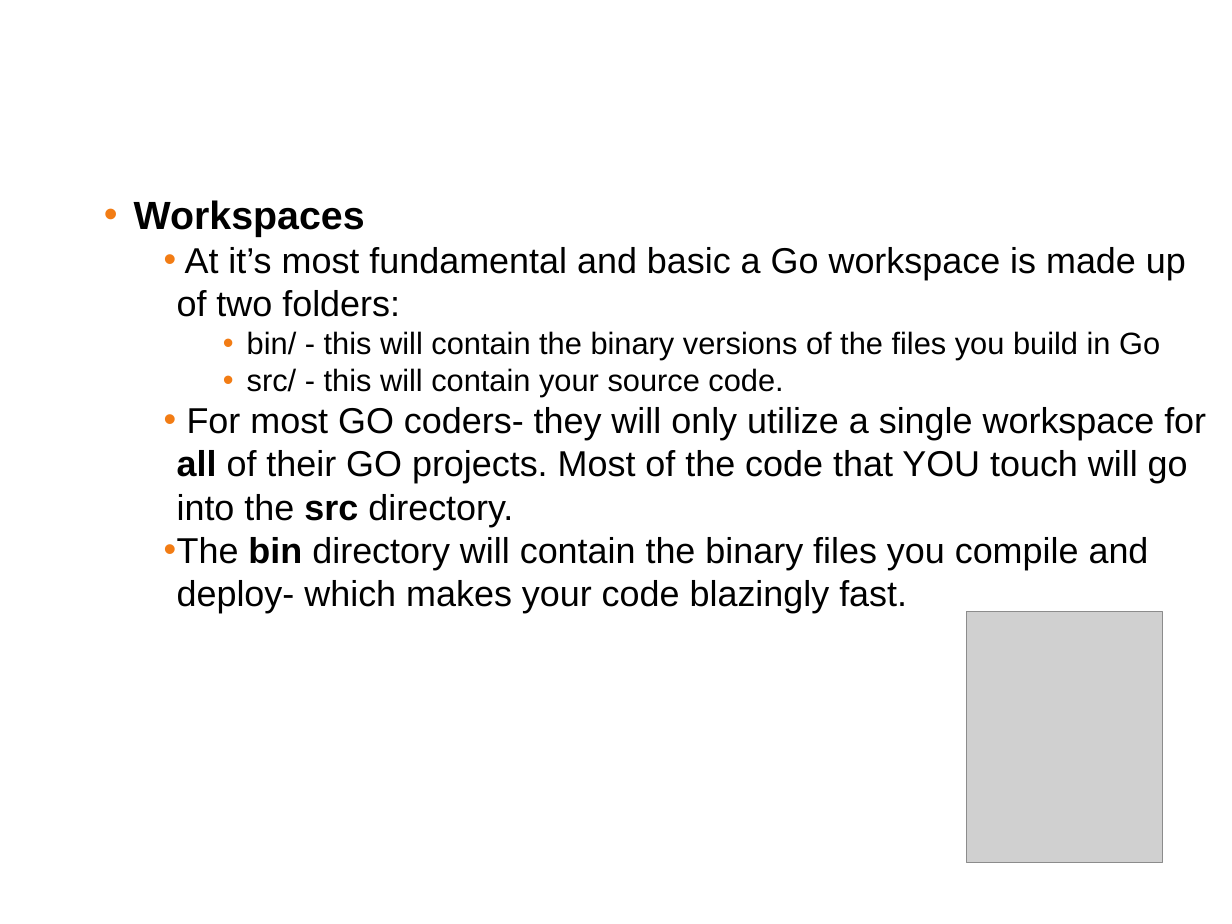
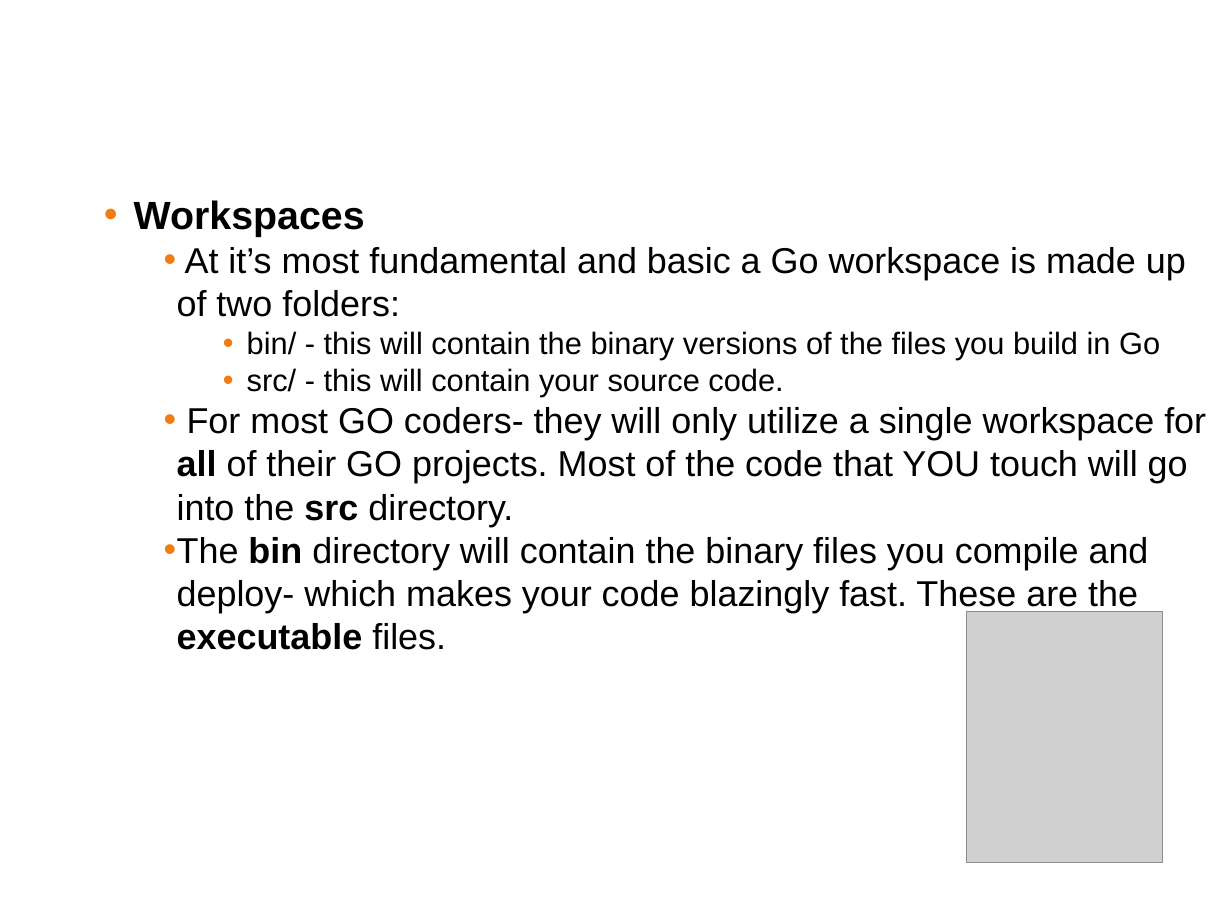
Before and after one commit to ferninphilly/golang_vmware, a slide deck: slide 34 of Module_One/presentations/module_1_presentation.pptx. Drawn at 1232x924 pixels with LibreOffice and Linux fonts; fonts in the diff are those of the drawing; grey boxes stand for pictures; background and template pictures are left out. Boxes give left, top, right and bottom in pixels: in the first picture for what was removed or moved away, otherwise in the second. Text is boxed around its words. In the diff, an @@ line names an element or a change of style, - is before the commit and + after.

```diff
--- a/Module_One/presentations/module_1_presentation.pptx
+++ b/Module_One/presentations/module_1_presentation.pptx
@@ text at bbox=[164, 537, 1149, 650]: text changed @@
-    • The bin directory will contain the binary files you compile and deploy- which makes your code blazingly fast.
+    • The bin directory will contain the binary files you compile and deploy- which makes your code blazingly fast. These are the executable files.
```
Also in this commit, not shown: 7 slides added, 3 other files.
